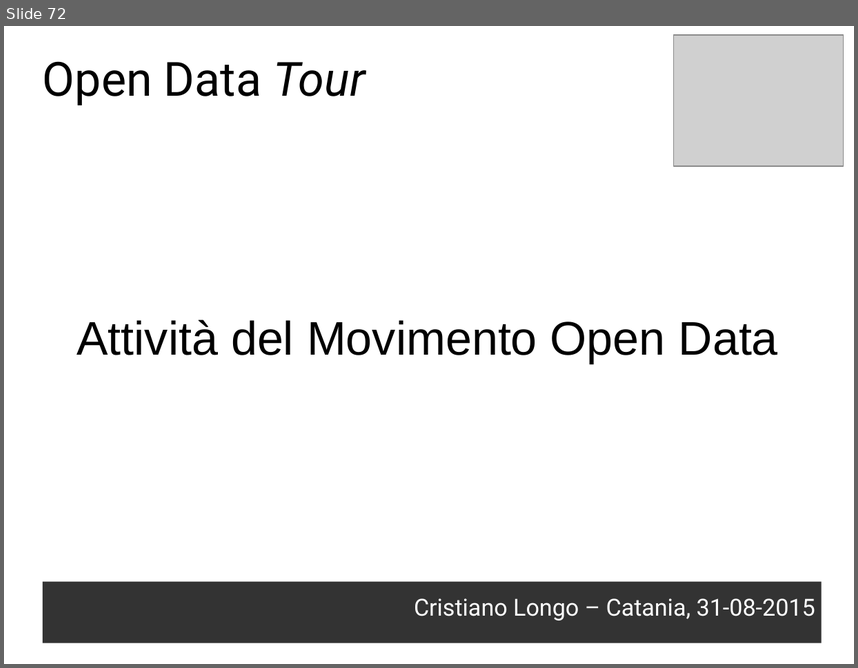
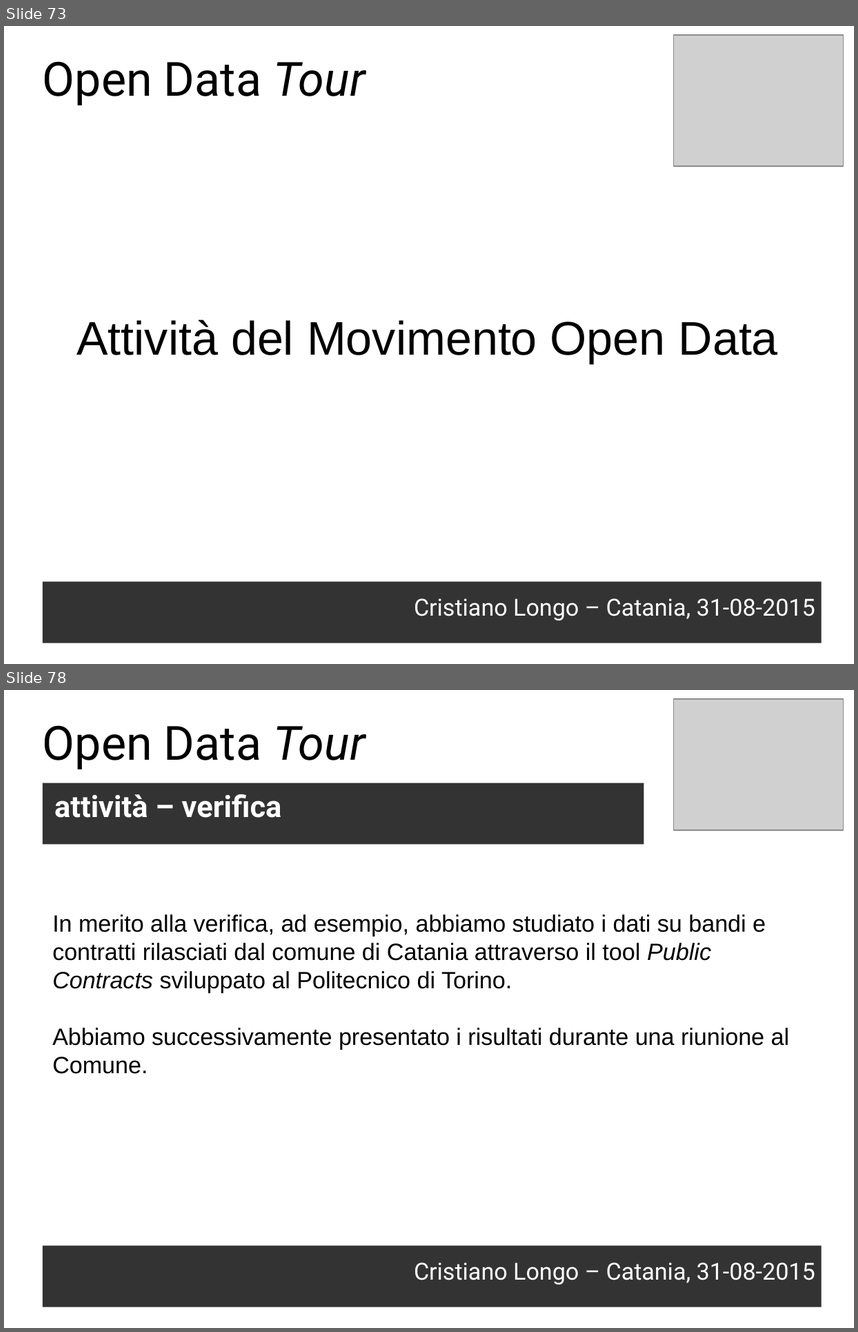
Before and after one commit to opendatahacklab/opendatatour, a slide deck: slides/odt_cope_31082015.odp. Shown one above the other, each under a label of ours: slide 72 before the commit, slides 73 and 78 after it; the slides between them are not shown. The pictures are 858x668 and 858x1332 pixels, drawn with LibreOffice and Linux fonts; fonts in the diff are those of the drawing; grey boxes stand for pictures. Boxes give left, top, right and bottom in pixels: in the first picture for what was removed or moved away, otherwise in the second. Text is boxed around its words. In the diff, an @@ line names an element or a change of style, - is before the commit and + after.

```diff
--- a/slides/odt_cope_31082015.odp
+++ b/slides/odt_cope_31082015.odp
@@ slide 78 added at box(4, 690, 854, 1328), background #FFFFFF @@
@@ picture added at box(675, 699, 844, 830) @@
@@ text added at box(43, 725, 366, 769), 44 pt, text #000000 @@
+Open Data Tour
@@ text added at box(43, 783, 644, 845), fill #333333, 28 pt, text #FFFFFF, bold @@
+attività – verifica
@@ text added at box(52, 914, 790, 1074), 22 pt, text #000000 @@
+In merito alla verifica, ad esempio, abbiamo studiato i dati su bandi e contratti rilasciati dal comune di Catania attraverso il tool Public Contracts sviluppato al Politecnico di Torino.
+Abbiamo successivamente presentato i risultati durante una riunione al Comune.
@@ text added at box(43, 1245, 822, 1306), fill #333333, 22 pt, text #FFFFFF @@
+Cristiano Longo – Catania, 31-08-2015
@@ what was slide 72 is now slide 73 @@
```
Also in this commit, not shown: 1 slide changed, 10 other slides added, 1 slide removed, 2 other files.
